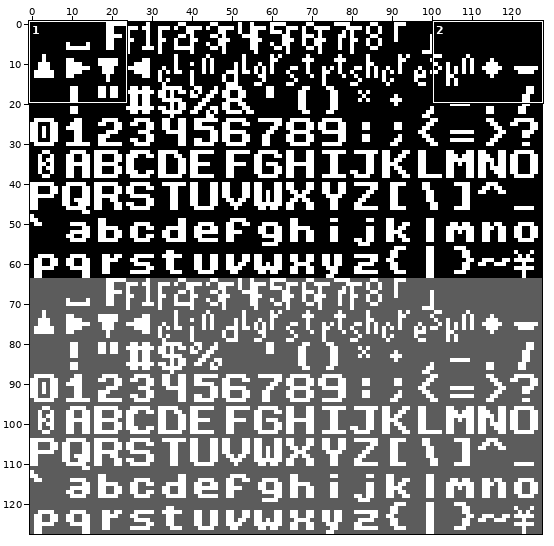
One commit to this pixel-art file: images/font.aseprite. Above, an overview of the earlier version with the close-up marked.
Close-up. Before the edit:
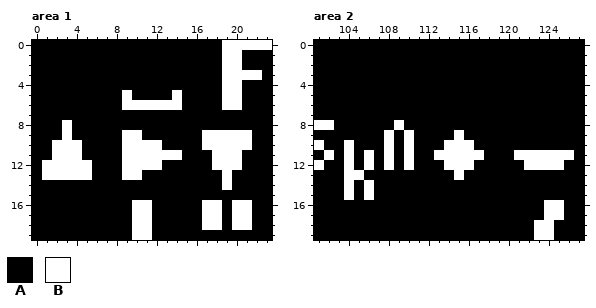
128x128 pixels, 1 frame. Shown: area 1: x 0..23, y 0..19; area 2: x 101..127, y 0..19. The commit also changed other parts of the picture, which this record leaves out.
Palette (. is transparent): A #000000  B #ffffff
Pixels before, area 1, first column x 0:
 0 AAAAAAAAAAAAAAAAAAABBBBB
 1 AAAAAAAAAAAAAAAAAAABBAAA
 2 AAAAAAAAAAAAAAAAAAABBAAA
 3 AAAAAAAAAAAAAAAAAAABBBBA
 4 AAAAAAAAAAAAAAAAAAABBAAA
 5 AAAAAAAAABAAAABAAAABBAAA
 6 AAAAAAAAABBBBBBAAAABBAAA
 7 AAAAAAAAAAAAAAAAAAAAAAAA
 8 AAABAAAAAAAAAAAAAAAAAAAA
 9 AAABAAAAABBAAAAAABBBBBAA
10 AABBBAAAABBBBAAAABBBBBAA
11 AABBBAAAABBBBBBAAABBBAAA
12 ABBBBBAAABBBBAAAAABBBAAA
13 ABBBBBAAABBAAAAAAAABAAAA
14 AAAAAAAAAAAAAAAAAAABAAAA
15 AAAAAAAAAAAAAAAAAAAAAAAA
16 AAAAAAAAAABBAAAAABBABBAA
17 AAAAAAAAAABBAAAAABBABBAA
18 AAAAAAAAAABBAAAAABBABBAA
19 AAAAAAAAAABBAAAAAAAAAAAA
Pixels before, area 2, first column x 101:
 0 AAAAAAAAAAAAAAAAAAAAAAAAAAA
 1 AAAAAAAAAAAAAAAAAAAAAAAAAAA
 2 AAAAAAAAAAAAAAAAAAAAAAAAAAA
 3 AAAAAAAAAAAAAAAAAAAAAAAAAAA
 4 AAAAAAAAAAAAAAAAAAAAAAAAAAA
 5 AAAAAAAAAAAAAAAAAAAAAAAAAAA
 6 AAAAAAAAAAAAAAAAAAAAAAAAAAA
 7 AAAAAAAAAAAAAAAAAAAAAAAAAAA
 8 BBAAAAAABAAAAAAAAAAAAAAAAAA
 9 AAAAAAABABAAAABAAAAAAAAAAAA
10 BAABAAABABAAABBBAAAAAAAAAAA
11 ABABABABABAABBBBBAAABBBBBBA
12 BAABABABABAAABBBAAAAABBBBAA
13 AAABBAAAAAAAAABAAAAAAAAAAAA
14 AAABABAAAAAAAAAAAAAAAAAAAAA
15 AAABABAAAAAAAAAAAAAAAAAAAAA
16 AAAAAAAAAAAAAAAAAAAAAAABBAA
17 AAAAAAAAAAAAAAAAAAAAAAABBAA
18 AAAAAAAAAAAAAAAAAAAAAABBAAA
19 AAAAAAAAAAAAAAAAAAAAAABBAAA
After the commit:
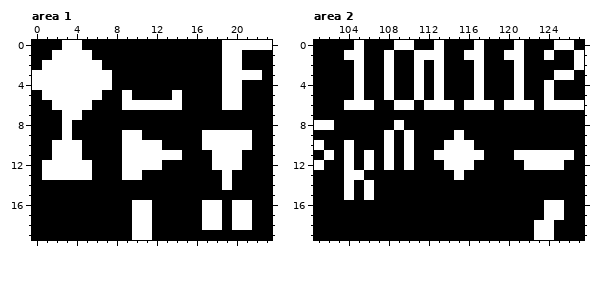
The exact change:
Area 1:
y 0: x 3..4 AA -> BB
y 1: x 2..5 AAAA -> BBBB
y 2: x 1..6 AAAAAA -> BBBBBB
y 3..4: x 0..7 AAAAAAAA -> BBBBBBBB
y 5: x 1..6 AAAAAA -> BBBBBB
y 6: x 2..5 AAAA -> BBBB
y 7: x 3..4 AA -> BB
Area 2:
y 0: x 105 A -> B; x 109..110 AA -> BB; x 113 A -> B; x 117 A -> B; x 121 A -> B; x 125..126 AA -> BB
y 1: x 104..105 AA -> BB; x 108 A -> B; x 111..113 AAA -> BBB; x 116..117 AA -> BB; x 120..121 AA -> BB; x 124 A -> B; x 127 A -> B
y 2: x 105 A -> B; x 108 A -> B; x 111 A -> B; x 113 A -> B; x 117 A -> B; x 121 A -> B; x 127 A -> B
y 3: x 105 A -> B; x 108 A -> B; x 111 A -> B; x 113 A -> B; x 117 A -> B; x 121 A -> B; x 125..126 AA -> BB
y 4..5: x 105 A -> B; x 108 A -> B; x 111 A -> B; x 113 A -> B; x 117 A -> B; x 121 A -> B; x 124 A -> B
y 6: x 104..106 AAA -> BBB; x 109..110 AA -> BB; x 112..114 AAA -> BBB; x 116..118 AAA -> BBB; x 120..122 AAA -> BBB; x 124..127 AAAA -> BBBB
Pixel boxes of the changes (left, top, right, bottom) in both close-ups:
changed: (32, 40, 112, 120)
changed: (344, 40, 584, 110)
